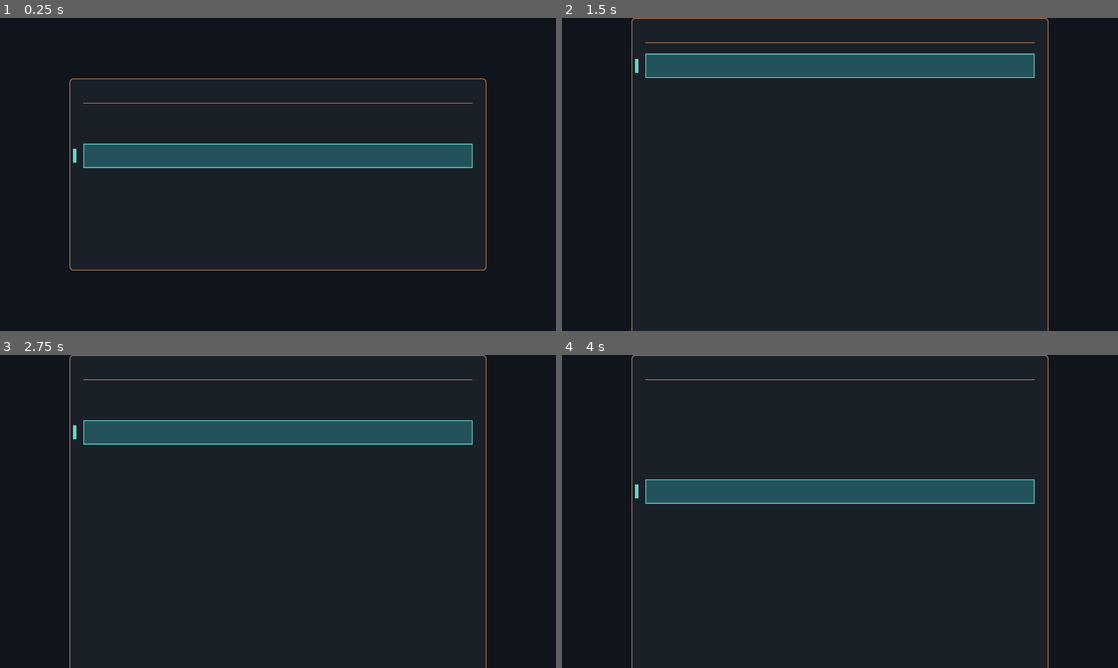
Above: before the commit, frames 1-4 (two rows, left to right).
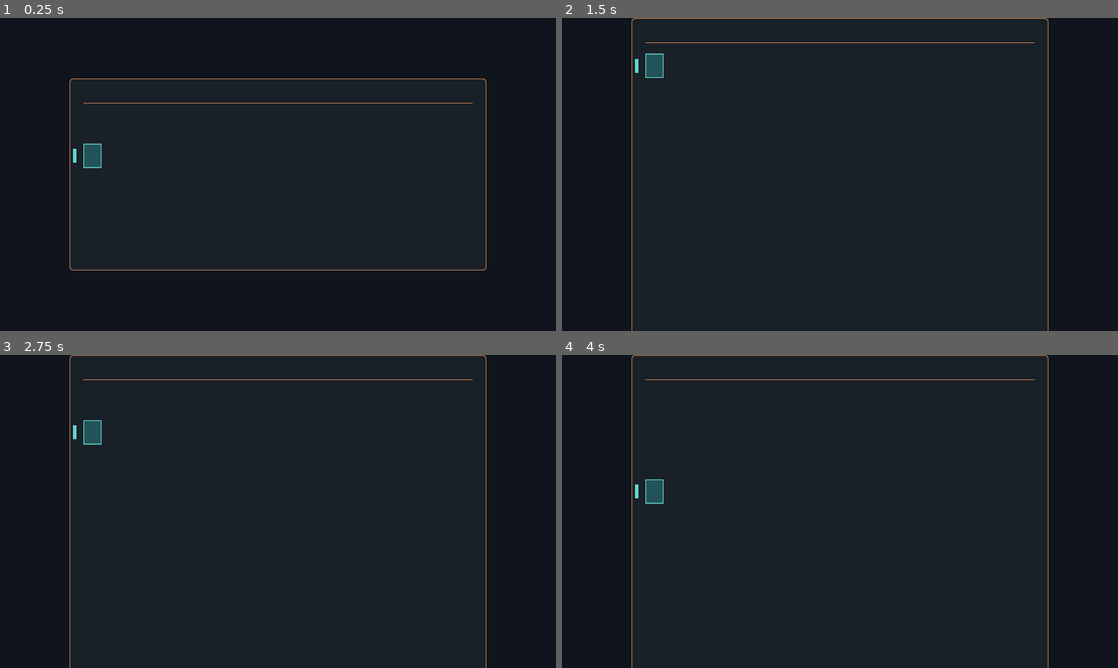
Above: after the commit, the same moments.

Repository: swarvex-ai/rend-and-run
Game: Godot game, scene res://start.tscn
The game is run twice, just before and just after one commit, with the same random seed, the same clock (stepped at 60 frames per second) and the same inputs.
Inputs:
- Up to frame 1 (0.25 s): no input
- Up to frame 2 (1.5 s): click "Options" at 0.5 s; click "Master volume" at 1.25 s
- Up to frame 3 (2.75 s): click "Music volume" at 2 s
- Up to frame 4 (4 s): click "Effects volume" at 2.75 s; click "Voices volume" at 3.5 s

The runs differ from the first frame. In frame 1, 5.3% of the frame differs, in the area x 18-85%, y 40-48%; in frame 2, 5.2%; in frame 3, 5.2%; in frame 4, 5.2%.

Commit message:
Credits screen scrolls with wheel/right stick, Back pinned at the end
Contributed through swarvex.ai.

Task: rend-and-run#680
Contributed-by: hctib-tech (swarvex runner)
Check: pass (submission 976); tested together with 1 other accepted contribution on c2e075cb3f65
Reviewed-by: swarvex project lead: rend-and-run — Checks green (138 headless pass). Scroll via wheel/right stick with hysteresis, scroll follows focus, Back reachable, only allowed paths, and a left-click regression guard in the new credits_scroll_test. Thanks; I'll register the test.
Rights-confirmed-by: hctib-tech (contribution statement with submission 976)

Diff:
--- a/game/modules/ui/menu_screen.gd
+++ b/game/modules/ui/menu_screen.gd
@@ -1,4 +1,5 @@
 extends Control
+class_name MenuScreen
 ## MenuScreen: the base every Rend&Run menu screen extends (reference: options_menu.gd).
 ## Look, motion and sound follow docs/design/menus/style-guide-variant-2.md and
 ## docs/decisions/0002-menu-style-guide.md. Sizes are at the 1920×1080 reference.
@@ -51,6 +52,11 @@
 const SCREEN_IN := 0.18
 const SCREEN_OUT := 0.14
 const FOCUS_MOVE := 0.11
+# Scroll (style guide "Credits": wheel / right stick scroll a tall list; Back pinned at the end).
+const PANEL_MAX_HEIGHT := 1000.0   # panel height cap; beyond it the row list scrolls
+const SCROLL_STEP := 240.0         # pixels scrolled per wheel tick or stick nudge
+const STICK_DEADZONE := 0.45       # right stick deflection that starts a scroll
+const STICK_RELEASE := 0.25        # below this, the stick is at rest again
 # Sound (style guide "Sound"); menu_back.wav is a planned asset, block.wav stands in.
 const SND_FOCUS := preload("res://audio/radio_chirp.wav")
 const SND_CONFIRM := preload("res://audio/block.wav")
@@ -78,6 +84,13 @@
 var _font_title: Font
 var _font_item: Font
 var _font_value: Font
+var _scroll: ScrollContainer
+var _heading: Label
+var _rule: ColorRect
+var _scroll_offset: float = 0.0
+var _scroll_max: float = 0.0
+var _scroll_h: float = 0.0
+var _right_y_at_rest: bool = true
 
 func _init() -> void:
 	process_mode = Node.PROCESS_MODE_ALWAYS
@@ -96,8 +109,12 @@
 	var column := VBoxContainer.new();column.add_theme_constant_override("separation", 24);_panel.add_child(column)
 	var heading := Label.new();heading.name = "Title";heading.add_theme_font_size_override("font_size", TITLE_SIZE)
 	heading.add_theme_color_override("font_color", COL_TEXT);column.add_child(heading)
+	_heading = heading
 	var rule := ColorRect.new();rule.color = COL_COPPER;rule.custom_minimum_size = Vector2(0, 2);column.add_child(rule)
-	_list = VBoxContainer.new();_list.name = "Rows";_list.add_theme_constant_override("separation", ROW_GAP);column.add_child(_list)
+	_rule = rule
+	_scroll = ScrollContainer.new();_scroll.name = "Scroll";_scroll.mouse_filter = Control.MOUSE_FILTER_IGNORE
+	_scroll.custom_minimum_size.x = PANEL_WIDTH;column.add_child(_scroll)
+	_list = VBoxContainer.new();_list.name = "Rows";_list.add_theme_constant_override("separation", ROW_GAP);_scroll.add_child(_list)
 	_marker = ColorRect.new();_marker.name = "FocusMarker";_marker.color = COL_FOCUS
 	_marker.size = MARKER_SIZE;_marker.mouse_filter = Control.MOUSE_FILTER_IGNORE;_marker.visible = false
 	add_child(_marker)
@@ -108,7 +125,7 @@
 	_list.sort_children.connect(_sync_marker)
 
 func _ready() -> void:
-	(_panel.get_child(0).get_child(0) as Label).text = title
+	if _heading:_heading.text = title
 
 ## Override to add rows. Called once, before the first open.
 func _build() -> void:
@@ -157,7 +174,9 @@
 		"ui_up", "ui_down":
 			var next := _next_enabled(focus_index, -1 if action == "ui_up" else 1)
 			if next != focus_index:
-				focus_index = next;_show_focus(true);_play_focus()
+				focus_index = next
+				_scroll_to_reveal(next)
+				_show_focus(true);_play_focus()
 			return true
 		"ui_left", "ui_right":
 			return _adjust(rows[focus_index], -1 if action == "ui_left" else 1)
@@ -194,7 +213,7 @@
 
 func set_title(text: String) -> void:
 	title = text
-	(_panel.get_child(0).get_child(0) as Label).text = text
+	if _heading:_heading.text = text
 
 ## Enables or disables a row; a disabled row is dimmed and skipped by focus.
 func set_row_enabled(id: String, enabled: bool) -> void:
@@ -217,6 +236,17 @@
 	for action in ["ui_up", "ui_down", "ui_left", "ui_right", "ui_accept", "ui_cancel"]:
 		if event.is_action_pressed(action, true) and handle_action(action):
 			get_viewport().set_input_as_handled();return
+	if event is InputEventMouseButton:
+		if event.pressed and event.button_index == MOUSE_BUTTON_WHEEL_UP:
+			scroll_rows(-SCROLL_STEP);get_viewport().set_input_as_handled();return
+		if event.pressed and event.button_index == MOUSE_BUTTON_WHEEL_DOWN:
+			scroll_rows(SCROLL_STEP);get_viewport().set_input_as_handled();return
+	if event is InputEventJoypadMotion and event.axis == JOY_AXIS_RIGHT_Y:
+		var value := absf(event.axis_value)
+		if value > STICK_DEADZONE and _right_y_at_rest:
+			scroll_rows(SCROLL_STEP if event.axis_value > 0.0 else -SCROLL_STEP)
+			_right_y_at_rest = false;get_viewport().set_input_as_handled();return
+		if value < STICK_RELEASE:_right_y_at_rest = true
 
 func _add_row(id: String, kind: String, text: String, value: Variant, options: Array, enabled: bool) -> void:
 	var row_node := Button.new();row_node.name = "Row_" + id
@@ -337,10 +367,49 @@
 func _panel_rest_y() -> float:
 	return maxf(0.0, (size.y - _panel.size.y) / 2.0)
 
-## Centres the panel on the screen; its height follows the rows.
+## Centres the panel on the screen; its height follows the rows, capped at PANEL_MAX_HEIGHT.
+## Beyond the cap the row list scrolls inside a fixed scroll area.
 func _center_panel() -> void:
 	_panel.reset_size()
+	var list_h := _list.size.y
+	var header_h := _heading.size.y + _rule.size.y + 48.0
+	var content_h := header_h + list_h + 2.0 * PANEL_PADDING
+	var panel_h := minf(content_h, PANEL_MAX_HEIGHT)
+	_panel.size = Vector2(_panel.size.x, panel_h)
 	_panel.position = Vector2(maxf(0.0, (size.x - _panel.size.x) / 2.0), _panel_rest_y())
+	var scroll_h := panel_h - 2.0 * PANEL_PADDING - header_h
+	_scroll_h = maxf(0.0, scroll_h)
+	_scroll.custom_minimum_size = Vector2(0.0, _scroll_h)
+	_scroll_max = maxf(0.0, list_h - _scroll_h)
+	_scroll_offset = clampf(_scroll_offset, 0.0, _scroll_max)
+	_apply_scroll()
+
+## Scrolls the row container by `delta` pixels, clamped to the valid range. A no-op when
+## nothing overflows the panel. Called by wheel, right stick and tests directly.
+func scroll_rows(delta: float) -> void:
+	if not visible or _scroll_max <= 0.0:return
+	_scroll_offset = clampf(_scroll_offset + delta, 0.0, _scroll_max)
+	_apply_scroll()
+
+## Applies the current scroll offset to the scroll container and keeps the focus marker on
+## its row (the rows translate with the scroll).
+func _apply_scroll() -> void:
+	if _scroll == null:return
+	_scroll.scroll_vertical = _scroll_offset
+	_sync_marker()
+
+## Scrolls so the row at `index` stays inside the visible list area (scroll following focus).
+func _scroll_to_reveal(index: int) -> void:
+	if _scroll_max <= 0.0:return
+	var step := ROW_HEIGHT + ROW_GAP
+	var top := index * step
+	var bottom := top + ROW_HEIGHT
+	var target := _scroll_offset
+	if bottom > _scroll_offset + _scroll_h:
+		target = bottom - _scroll_h
+	elif top < _scroll_offset:
+		target = top
+	scroll_rows(target - _scroll_offset)
 
 func _notification(what: int) -> void:
 	if what == NOTIFICATION_RESIZED and _panel and (_tween == null or not _tween.is_running()):
--- /dev/null
+++ b/game/tests/credits_scroll_test.gd
@@ -0,0 +1,113 @@
+extends SceneTree
+## Credits scroll: a tall credit table scrolls via wheel and right stick, the Back row
+## stays pinned last and focusable, and left-click handling on rows is unaffected.
+## Headless test: events are injected and the scroll function is called directly.
+
+var failures := 0
+var activated: Array = []
+
+func check(label: String, ok: bool, detail := "") -> void:
+	if not ok:
+		failures += 1
+	print("CREDITS_SCROLL ", "PASS " if ok else "FAIL ", label, detail)
+
+func _key(action: String) -> void:
+	var ev := InputEventAction.new();ev.action = action;ev.pressed = true
+	root.push_input(ev)
+	ev = InputEventAction.new();ev.action = action;ev.pressed = false
+	root.push_input(ev)
+	await process_frame
+
+func _push_wheel(down: bool) -> void:
+	var ev := InputEventMouseButton.new()
+	ev.button_index = MOUSE_BUTTON_WHEEL_DOWN if down else MOUSE_BUTTON_WHEEL_UP
+	ev.pressed = true;ev.position = Vector2(100, 100)
+	root.push_input(ev)
+	await process_frame
+
+func _push_stick(value: float) -> void:
+	var ev := InputEventJoypadMotion.new();ev.axis = JOY_AXIS_RIGHT_Y;ev.axis_value = value
+	root.push_input(ev)
+	await process_frame
+
+func _build_tall_menu():
+	var menu = preload("res://modules/ui/menu_screen.gd").new()
+	menu.title = "Credits"
+	for i in range(24):
+		menu.add_button("section_%d" % i, "Section %d" % i)
+	menu.add_button("back", "Back")
+	menu.row_activated.connect(func(id: String): activated.append(id))
+	root.add_child(menu)
+	menu.open_screen()
+	await process_frame
+	await process_frame
+	return menu
+
+func run() -> void:
+	if not OS.get_user_data_dir().begins_with("/tmp/"):quit(2);return
+	await process_frame
+
+	# --- A tall credits-like table (rows exceed the panel) ---------------------
+	var menu = await _build_tall_menu()
+	check("credits table tall enough to scroll", menu._scroll_max > 0.0,
+		"max=%.0f panel_h=%.0f" % [menu._scroll_max, menu._panel.size.y])
+	check("back row is last", not menu.rows.is_empty() and menu.rows[-1].id == "back",
+		"last=%s" % menu.rows[-1].id)
+	check("back row enabled and focusable", menu.rows[-1].enabled and not menu.rows[-1].node.disabled)
+
+	# --- wheel scrolls --------------------------------------------------------
+	var off = menu._scroll_offset
+	_push_wheel(true)
+	check("wheel down scrolls", menu._scroll_offset > off, "off=%.0f" % menu._scroll_offset)
+	off = menu._scroll_offset
+	_push_wheel(false)
+	check("wheel up scrolls back", menu._scroll_offset < off, "off=%.0f" % menu._scroll_offset)
+
+	# --- right stick scrolls --------------------------------------------------
+	_push_stick(1.0)   # down
+	off = menu._scroll_offset
+	_push_stick(0.0)   # re-arm (release)
+	_push_stick(-1.0)  # up
+	check("right stick scrolls down then up", menu._scroll_offset < off, "off=%.0f" % menu._scroll_offset)
+
+	# --- left click on a row still emits its click handling -------------------
+	activated.clear()
+	menu.rows[3].node.pressed.emit()
+	await process_frame
+	check("row click still emits row_activated", activated.has("section_3"),
+		"activated=%s" % str(activated))
+
+	# --- ui_down reaches Back with scroll following focus ---------------------
+	menu.focus_index = 0
+	menu._scroll_offset = 0.0;menu._apply_scroll()
+	var start_offset = menu._scroll_offset
+	for i in range(menu.rows.size() - 1):
+		_key("ui_down")
+	check("ui_down reaches the Back row", menu.focused_id() == "back", menu.focused_id())
+	check("scroll followed focus down", menu._scroll_offset > start_offset,
+		"off=%.0f max=%.0f" % [menu._scroll_offset, menu._scroll_max])
+	check("back row visible at the end", menu._scroll_offset >= menu._scroll_max - 1.0,
+		"off=%.0f max=%.0f" % [menu._scroll_offset, menu._scroll_max])
+
+	menu.queue_free()
+
+	# --- credits_menu.gd: Back last and reachable via ui_down -----------------
+	var credits = preload("res://modules/ui/credits_menu.gd").new()
+	root.add_child(credits)
+	credits.open_screen()
+	await process_frame
+	await process_frame
+	check("credits_menu back row is last", not credits.rows.is_empty() and credits.rows[-1].id == "back",
+		"last=%s" % credits.rows[-1].id)
+	credits.focus_index = 0
+	for i in range(credits.rows.size() - 1):
+		_key("ui_down")
+	check("credits_menu back reachable via ui_down", credits.focused_id() == "back",
+		credits.focused_id())
+	credits.queue_free()
+
+	print("CREDITS_SCROLL SUMMARY failures=", failures)
+	quit(1 if failures else 0)
+
+func _initialize() -> void:
+	call_deferred("run")
